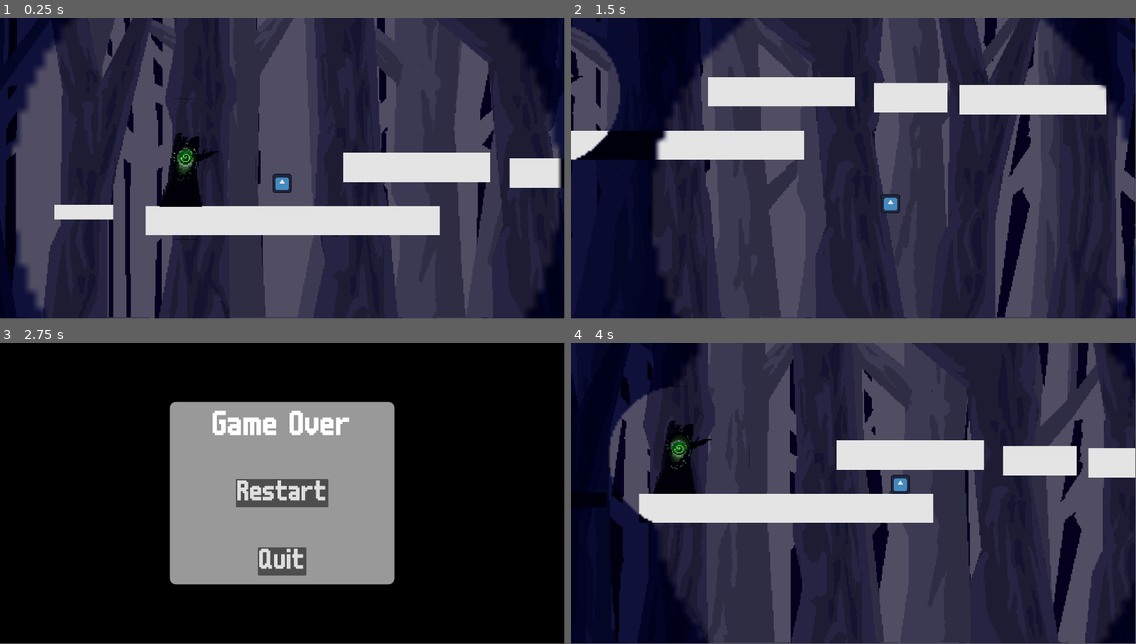
Above: before the commit, frames 1-4 (two rows, left to right).
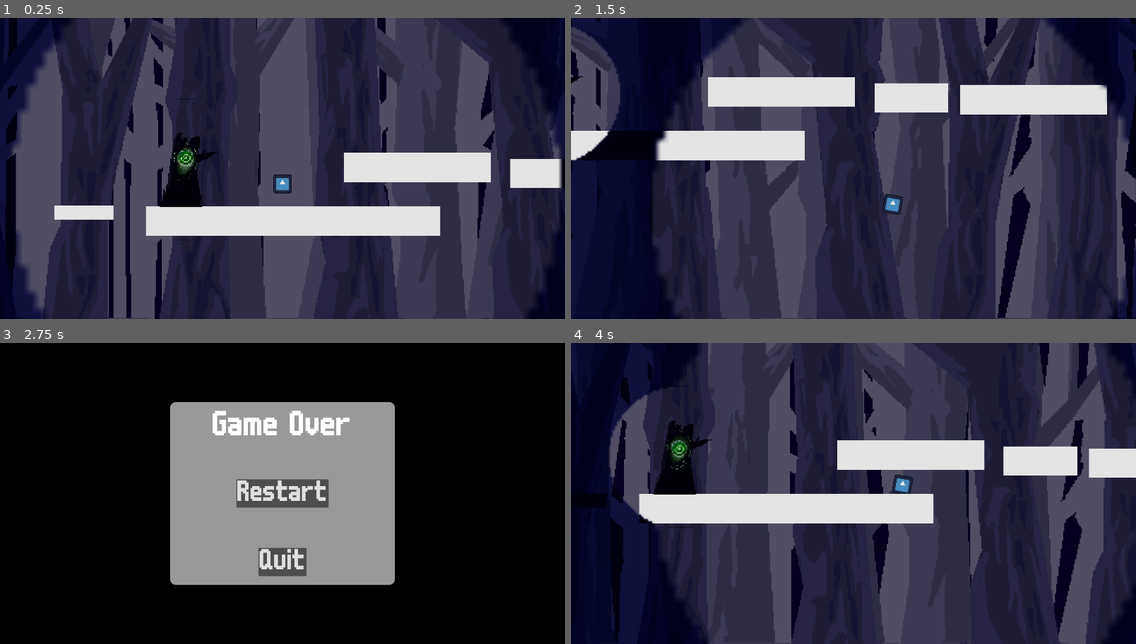
Above: after the commit, the same moments.

Repository: Awesum-Possum/OrbitalGameJam6
Game: Godot game, scene res://initial_scene.tscn
The game is run twice, just before and just after one commit, with the same random seed, the same clock (stepped at 60 frames per second) and the same inputs. The engine's default icon, where the game draws it, is replaced by a stand-in: a white triangle on a blue panel in a dark square.
Inputs (mouse positions are in pixels of both pictures, inside the frame that each line leads up to):
- Up to frame 1 (0.25 s): no input
- Up to frame 2 (1.5 s): tap Enter (string_released) at 0.5, 1.35 s; move the mouse to (977, 153) at 0.52 s; hold D (walk_right) from 0.53 s (still down); click (977, 153) at 0.6 s; tap W (jump) at 0.77 s; move the mouse to (740, 183) at 1.27 s
- Up to frame 3 (2.75 s): tap W (jump) at 1.52 s; move the mouse to (339, 427) at 2.02 s; release D (walk_right) at 2.03 s; hold A (walk_left) from 2.03 s (still down); click (339, 427) at 2.1 s
- Up to frame 4 (4 s): release A (walk_left) at 2.75 s; click "Restart" at 2.75 s; move the mouse to (825, 553) at 3.52 s; hold D (walk_right) from 3.53 s (still down); tap Enter (string_released) at 3.6 s; tap W (jump) at 3.77 s
In our replay, the window is 799x426 before the commit and 800x427 after it. These sizes can differ from the game's own. Grey fills any space a smaller window leaves; there, only what the larger window draws over its background counts as a difference.

The runs differ from the first frame. In frame 1, 1.5% of the frame differs, in the area x 0-100%, y 0-100%; in frame 2, 1.2%; in frame 3, 1.1%; in frame 4, 1.5%.

Commit message:
Add simple player animation

Diff:
--- a/player.tscn
+++ b/player.tscn
@@ -16,11 +16,6 @@
 
 [node name="PhysicalString" parent="." instance=ExtResource("2_ycryk")]
 
-[node name="Sprite2D" type="Sprite2D" parent="."]
-position = Vector2(0, -33)
-scale = Vector2(0.5, 0.5)
-texture = ExtResource("2_y2blq")
-
 [node name="CollisionShape2D" type="CollisionShape2D" parent="."]
 position = Vector2(0, -33)
 shape = SubResource("RectangleShape2D_qlrpt")
@@ -34,16 +29,25 @@
 [node name="Viewport" type="CollisionShape2D" parent="StringDetector"]
 shape = SubResource("CircleShape2D_0n1aq")
 
-[node name="WallCheck" type="RayCast2D" parent="."]
-position = Vector2(34, -33)
-target_position = Vector2(28, 0)
-hit_from_inside = true
-
 [node name="Light" parent="." instance=ExtResource("4_lravf")]
 position = Vector2(12.0544, -16.5544)
 scale = Vector2(30, 30)
 decays = true
 min_scale = 0.1
 
+[node name="SpritePivot" type="Node2D" parent="."]
+
+[node name="Sprite2D" type="Sprite2D" parent="SpritePivot"]
+position = Vector2(0, -33)
+scale = Vector2(0.5, 0.5)
+texture = ExtResource("2_y2blq")
+
+[node name="WallPivot" type="Node2D" parent="."]
+
+[node name="WallCheck" type="RayCast2D" parent="WallPivot"]
+position = Vector2(34, -33)
+target_position = Vector2(28, 0)
+hit_from_inside = true
+
 [connection signal="body_entered" from="StringDetector" to="." method="_on_string_detector_body_entered"]
 [connection signal="body_exited" from="StringDetector" to="." method="_on_string_detector_body_exited"]
--- a/project.godot
+++ b/project.godot
@@ -23,6 +23,9 @@
 
 window/size/viewport_width=1920
 window/size/viewport_height=1024
+window/stretch/mode="viewport"
+window/stretch/aspect="keep_height"
+window/stretch/scale_mode="integer"
 
 [input]
 
--- a/scripts/player.gd
+++ b/scripts/player.gd
@@ -14,21 +14,29 @@
 @export_range(0.0, 1.0) var wall_friction = 0.1
 
 @export var wall_cooldown = 0.1
+@export var rot = 10
+@export var rot_time = 0.2
 
-@onready var wall_check = $WallCheck
+@onready var wall_pivot: Node2D = $WallPivot
+@onready var wall_check = $WallPivot/WallCheck
 
 ## A modifier on the players speed when stuck.
 var stuck_force = 0
+
+var rotation_tween: Tween = null
 
 var string_attached = false
 var string_target_reachable = []
 
 @onready var light: Light2 = $Light
 @onready var physical_string = $PhysicalString
+@onready var sprite: Sprite2D = $SpritePivot/Sprite2D
+@onready var pivot: Node2D = $SpritePivot
 
 var game_over = false
 var face_right = true
 var can_wall_jump = true
+var tween_facing = 0
 
 func _ready():
 	Globals.game_over.connect(func(): game_over = true)
@@ -71,6 +79,19 @@
 	else:
 		velocity.x = lerp(velocity.x, 0.0, friction)
 
+
+	if direction > 0 and tween_facing != 1:
+		tween_facing = 1
+		target_rotation(rot)
+	elif not direction and tween_facing != 0:
+		tween_facing = 0
+		target_rotation(0)
+	elif direction < 0 and tween_facing != -1:
+		tween_facing = -1
+		target_rotation(-rot)
+
+
+
 	# Handle release of string
 	if Input.is_action_just_pressed("string_released") and string_attached:
 		_on_release_string()
@@ -80,10 +101,12 @@
 
 	if not face_right and velocity.x > 0:
 		face_right = true
-		scale.x *= -1
+		sprite.scale.x *= -1
+		wall_pivot.scale.x *= -1
 	elif face_right and velocity.x < 0:
 		face_right = false
-		scale.x *= -1
+		sprite.scale.x *= -1
+		wall_pivot.scale.x *= -1
 
 	move_and_slide()
 
@@ -133,3 +156,11 @@
 
 		# remove body from list
 		string_target_reachable.remove_at(index)
+
+func target_rotation(rot: float) -> void:
+	if rotation_tween:
+		rotation_tween.kill()
+		rotation_tween = null
+
+	rotation_tween = create_tween()
+	rotation_tween.tween_property(pivot, "rotation_degrees", rot, rot_time)
